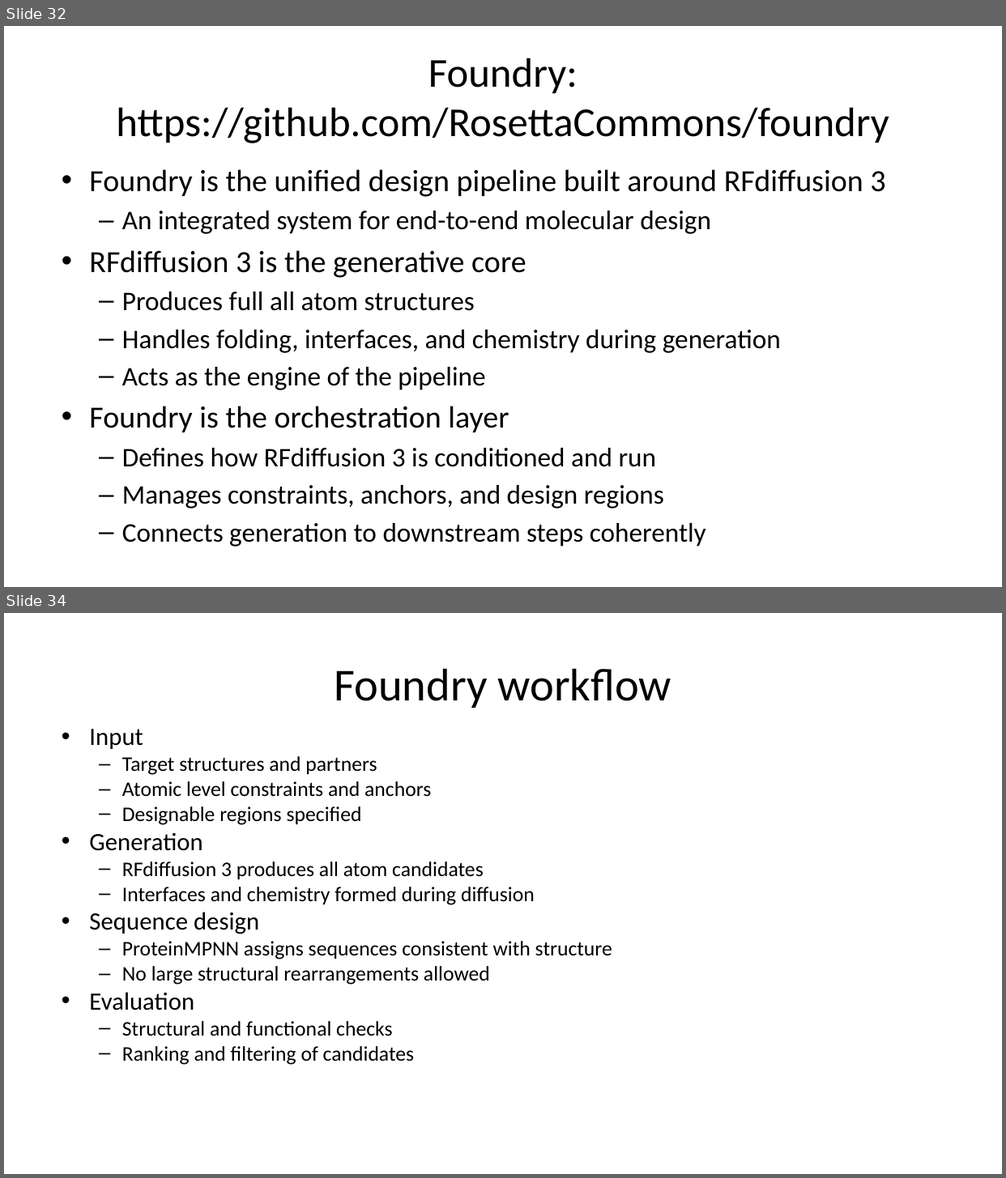
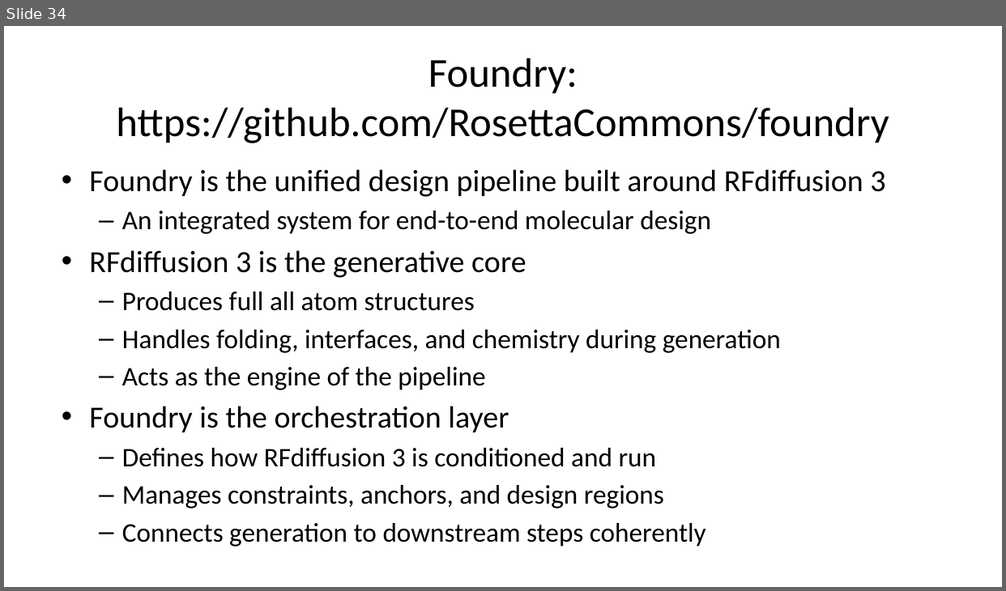
Before and after one commit to kaylertee/ActiveTargeting, a slide deck: Presentations/19 Jan 2026 RFdiffusion.pptx. Shown one above the other, each under a label of ours: slides 32 and 34 before the commit, slide 34 after it; the slides between them are not shown. The pictures are 1006x1178 and 1006x591 pixels, drawn with LibreOffice and Linux fonts; fonts in the diff are those of the drawing. Boxes give left, top, right and bottom in pixels: in the first picture for what was removed or moved away, otherwise in the second. Text is boxed around its words. In the diff, an @@ line names an element or a change of style, - is before the commit and + after.

```diff
--- a/Presentations/19 Jan 2026 RFdiffusion.pptx
+++ b/Presentations/19 Jan 2026 RFdiffusion.pptx
@@ slide 34 removed at [4, 613, 1002, 1174], background #FFFFFF @@
@@ title removed at [334, 668, 671, 708] @@
-Foundry workflow
@@ text removed at [89, 729, 612, 1065] @@
-• Input
-  – Target structures and partners
-  – Atomic level constraints and anchors
-  – Designable regions specified
-• Generation
-  – RFdiffusion 3 produces all atom candidates
-  – Interfaces and chemistry formed during diffusion
-• Sequence design
-  – ProteinMPNN assigns sequences consistent with structure
-  – No large structural rearrangements allowed
-• Evaluation
-  – Structural and functional checks
-  – Ranking and filtering of candidates
@@ what was slide 32 is now slide 34 @@
```
Also in this commit, not shown: 6 slides changed, 6 slides added.
